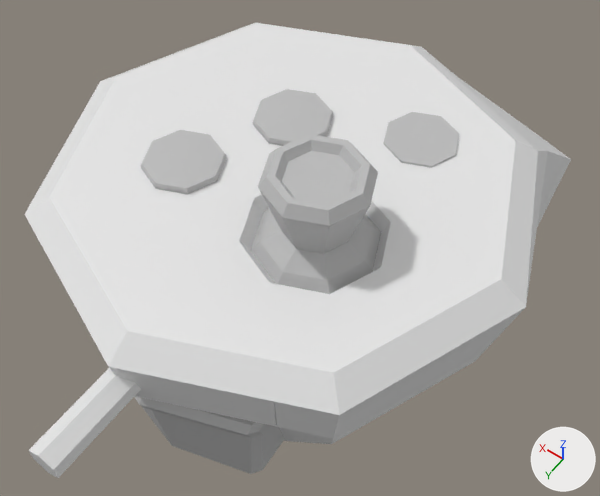
Two versions of the FBX model Assets/SteamFrameLeftController.fbx, one commit apart.
Rendered twice from a camera (50 mm lens) standing at (-0.0429, 0.0922, 0.0971) and looking at (0.0048, 0.0255, -0.0078). Lighting does not change. The marker at lower right points along +X, +Y and +Z. The first picture is the older version. Where no turn or scale is listed for an object, it has been applied to the vertices.

The scene before the commit, as lines of its bpy script (objects in view):
```python
ob_base_controller = bpy.data.objects.new('Base_Controller', me_base_controller)
ob_base_controller.location = (0.0, 0.0345, 0.0213)
ob_base_controller.rotation_euler = (-3.142, 0.0, 0.0)  # degrees (-180, 0, 0)
ob_base_controller.scale = (-0.0294, -0.0294, -0.0294)
ob_base_object_000 = bpy.data.objects.new('Base_Object_000', me_base_object_000)
ob_base_object_000.parent = ob_circle_004
ob_base_object_000.location = (0.0, 1.457, -0.717)
ob_base_object_000.scale = (0.34, 0.34, 0.34)
ob_circle_002 = bpy.data.objects.new('Circle_002', me_circle_002)
ob_circle_002.parent = ob_base_controller
ob_circle_002.location = (0.0, -0.0183, 0.0)
ob_circle_003 = bpy.data.objects.new('Circle_003', me_circle_003)
ob_circle_003.parent = ob_base_controller
ob_circle_003.location = (0.0, 0.0, 0.0)
ob_circle_004 = bpy.data.objects.new('Circle_004', me_circle_004)
ob_circle_004.location = (0.0, 0.0345, 0.0213)
ob_circle_004.rotation_euler = (-3.142, 0.0, 0.0)  # degrees (-180, 0, 0)
ob_circle_004.scale = (-0.0294, -0.0294, -0.0294)
ob_little_button_005 = bpy.data.objects.new('Little_Button_005', me_little_button_005)
ob_little_button_005.parent = ob_base_controller
ob_little_button_005.location = (0.000491, 0.00877, 0.0)
ob_little_button_005.rotation_euler = (0.0, 0.0, -3.142)  # degrees (0, 0, -180)
ob_little_button_005.scale = (0.533, 0.533, 0.533)
ob_little_button_008 = bpy.data.objects.new('Little_Button_008', me_little_button_008)
ob_little_button_008.parent = ob_base_controller
ob_little_button_008.location = (0.000491, 0.00877, 0.0)
ob_little_button_008.rotation_euler = (0.0, 0.0, -3.142)  # degrees (0, 0, -180)
ob_little_button_008.scale = (0.533, 0.533, 0.533)
ob_little_button_009 = bpy.data.objects.new('Little_Button_009', me_little_button_009)
ob_little_button_009.parent = ob_base_controller
ob_little_button_009.location = (0.000491, 0.00877, 0.0)
ob_little_button_009.rotation_euler = (0.0, 0.0, -3.142)  # degrees (0, 0, -180)
ob_little_button_009.scale = (0.533, 0.533, 0.533)
```
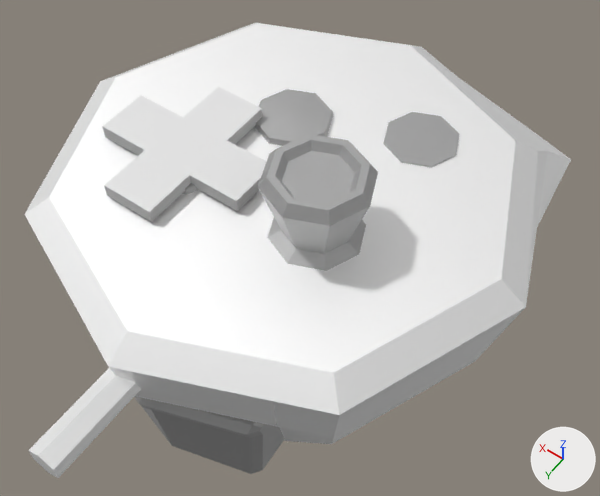
Commit message: Controller model fixes

The edits, one by one:
Material 'white' (mat_white) changes colour from white #e7e7e7 to white #ffffff; in linear values from (0.8, 0.8, 0.8) to (1.0, 1.0, 1.0).
In material 'white' (mat_white), metallic goes from 0.0 to 1.0.
In material 'white' (mat_white), roughness goes from 0.5 to 0.649.
In material 'Off_white' (mat_off_white), metallic goes from 0.0 to 1.0.
Material 'white_001' (mat_white_001) changes colour from white #e7e7e7 to white #ffffff; in linear values from (0.8, 0.8, 0.8) to (1.0, 1.0, 1.0).
In material 'white_001' (mat_white_001), metallic goes from 0.0 to 1.0.
me_base_controller is used by ob_base_controller; location (0.0, 0.0345, 0.0213); rotation (-3.142, 0.0, 0.0), in degrees (-180, 0, 0); scale (-0.0294, -0.0294, -0.0294).
me_base_controller had 150 vertices, 168 faces and spanned x -1.12..1.12, y -2.47..1.12, z -2.24..0.0.
me_base_controller now has 123 vertices, 142 faces and spans x -1.12..1.12, y -2.47..1.12, z -2.24..0.0.
Part 1, on me_base_controller:
28 vertices are removed from x -0.02..0.6, y -0.09..0.53, z -0.21..0.0.
35 faces are deleted.
1 vertex is added at (0.3, 0.19, 0.0).
9 new faces join them, mat_white (white #ffffff).
Mesh me_grid is new.
It has 15 vertices, 12 faces and spans x -0.0036..0.0036, y -0.00577..0.00503, z -0.00075..0.0013.
Mesh me_grid_002 is new.
It has 15 vertices, 12 faces and spans x -0.00577..0.00503, y -0.0036..0.0036, z -0.00075..0.0013.
Mesh me_grid_001 is new.
It has 15 vertices, 12 faces and spans x -0.00503..0.00577, y -0.0036..0.0036, z -0.00075..0.0013.
Mesh me_grid_003 is new.
It has 15 vertices, 12 faces and spans x -0.0036..0.0036, y -0.00503..0.00577, z -0.00075..0.00131.
Object 'DPadDown' (ob_dpaddown) is new; it shows me_grid.
Its location is (0.0114, 0.0463, 0.0223).
Object 'DPadRight' (ob_dpadright) is new; it shows me_grid_002.
Its location is (0.0171, 0.0405, 0.0223).
Object 'DPadLeft' (ob_dpadleft) is new; it shows me_grid_001.
Its location is (0.0056, 0.0405, 0.0223).
Object 'DPadUp' (ob_dpadup) is new; it shows me_grid_003.
Its location is (0.0114, 0.0347, 0.0223).

Boxes (x1, y1, x2, y2) around the edits, measured in the pictures (600 x 496 px):
'Base_Controller', surface changed, recoloured, reshaped
    both: (25, 23, 571, 444)
'Circle_003', surface changed
    both: (258, 134, 378, 271)
'Circle_002', surface changed
    both: (134, 396, 282, 474)
'DPadDown', added
    after: (104, 145, 191, 222)
'Little_Button_005', surface changed
    both: (182, 183, 199, 194)
'DPadLeft', added
    after: (186, 141, 267, 211)
'Little_Button_008', surface changed
    both: (254, 89, 333, 146)
'DPadRight', added
    after: (102, 96, 186, 156)
'Little_Button_009', surface changed
    both: (384, 112, 459, 168)
'DPadUp', added
    after: (183, 87, 262, 145)
part 1 of me_base_controller, built on
    both: (49, 26, 461, 373)
